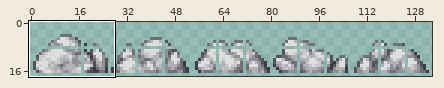
File history of a sprite sheet, Content/Tiles/Ambient/RegolithRockLarge.png. Above: a wide view before the commit, with the close-up outlined.
Close-up. Before the edit:
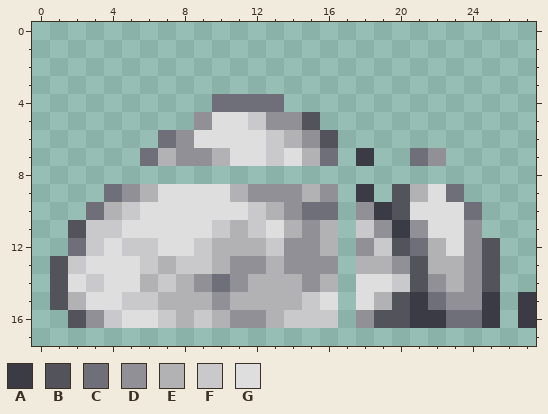
The file is 268x36 pixels, drawn in blocks of 2x2; one block is one cell here. Shown: x 0..27, y 0..17. The old version is drawn lined up with the new one.
Palette (. is transparent): A #3b3b45  B #53535c  C #6f6f7a  D #919097  E #b2b2b5  F #c9c9cc  G #dedede
Pixels before, first column x 1:
 4 .........CCCC..............
 5 ........DGGFDDB............
 6 ......CDGGGGFEDB...........
 7 .....CEDDEGGFGEC.A..CD.....
 8 ...........................
 9 ...CDEGGGGEDDDED.A.BEGC....
10 ..CEFGGGGGGFEDCC.DABGGGC...
11 .BFFGGGGGFEFGEDE.FDADGGD...
12 .CFGFFGGFEEEFDDE.DFBCEGDB..
13 BFGGGFEFFEDDEDDD.EEDBEEDB..
14 BGFGGEFEDCDEEEDE.GGFBDEDB..
15 BEGGFFEEEDEEEEFG.GEBACDDA.A
16 .BDFGGFEFEDDEFFF.DBBAACCA.A
After:
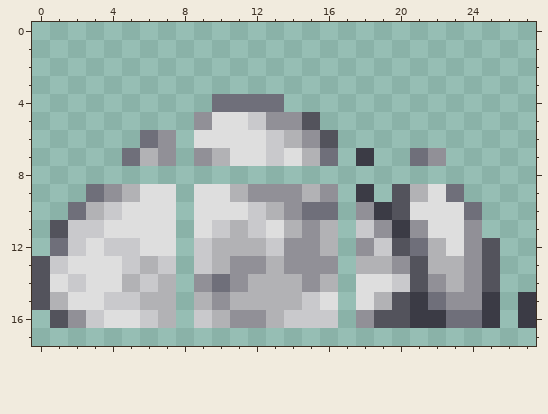
From old to new:
whole drawing moved by +1,+0 (the old picture is shown already moved)
Changed rows in their new state; - is an unchanged pixel.
first column x 0:
 6 ------CD.
 7 -----CED.
 9 ---CDEG-.
10 --CEFG--.
11 -BF-G---.
12 -CFGF-G-.
13 BFG--FEF.
14 BGFG-EFE.
15 BEG-F-E-.
16 -BDFG-FE.
Pixel boxes of the changes (left, top, right, bottom) in both close-ups:
changed: (32, 130, 194, 328)
